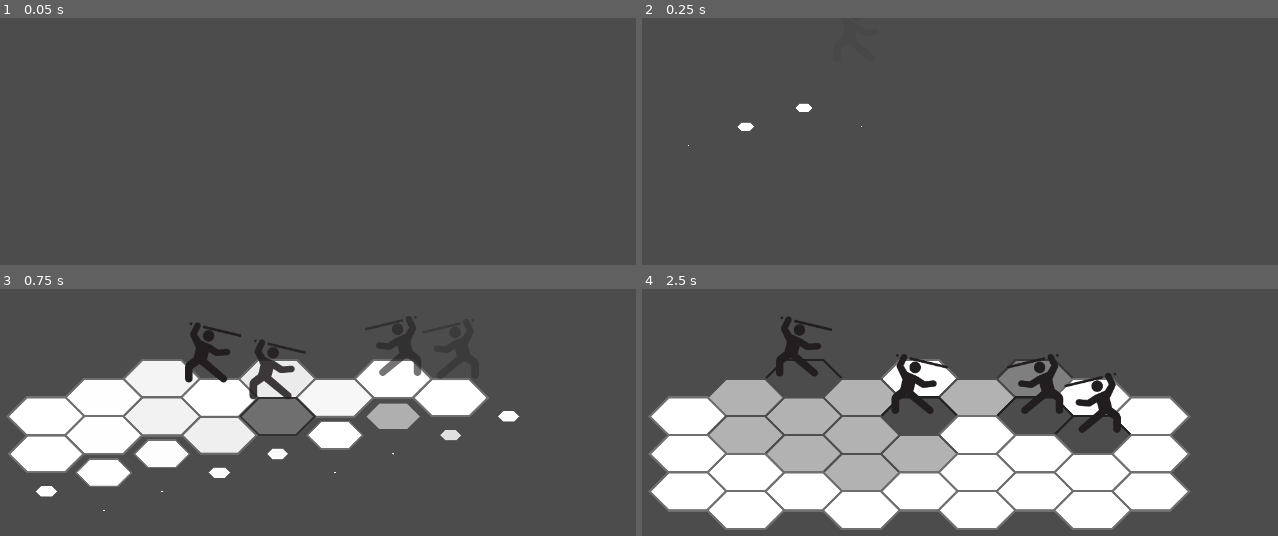
Above: before the commit, frames 1-4 (two rows, left to right).
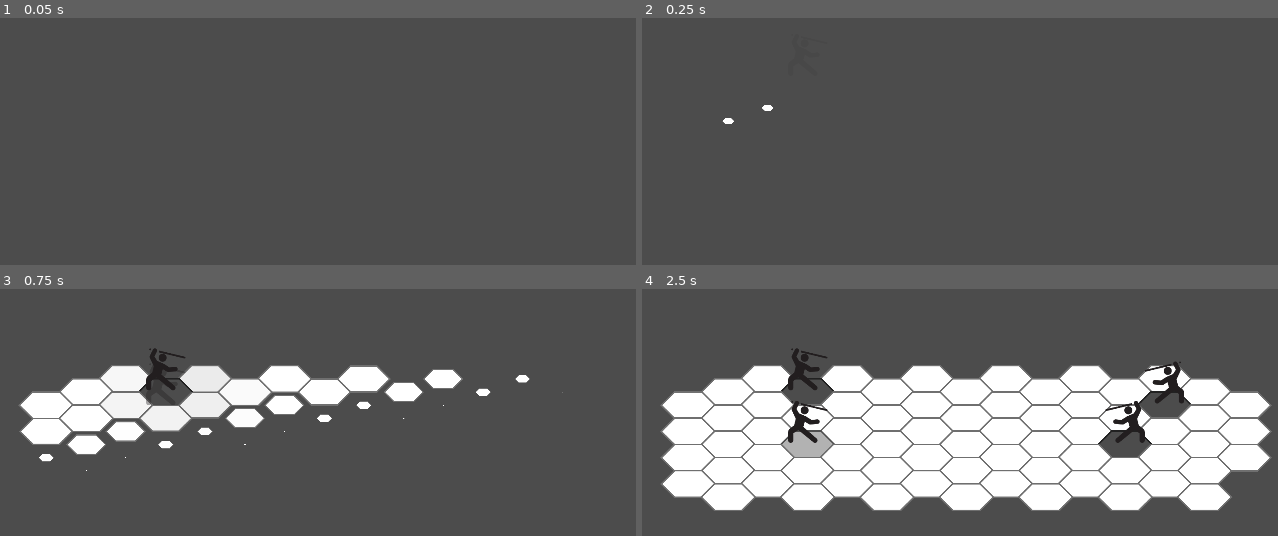
Above: after the commit, the same moments.

Repository: eduregis/hexachronos
Game: Godot game, scene res://View/Scenes/Scene1.tscn
Same seed, same stepped clock (60 frames per second), same inputs: the game is played once before the commit and once after it.
Inputs (mouse positions are in pixels of both pictures, inside the frame that each line leads up to):
- Up to frame 1 (0.05 s): no input
- Up to frame 2 (0.25 s): no input
- Up to frame 3 (0.75 s): tap Enter (ui_accept) at 0.5 s; move the mouse to (159, 377) at 0.52 s; hold Right (ui_right) from 0.53 s (still down); click (159, 377) at 0.67 s
- Up to frame 4 (2.5 s): tap Enter (ui_accept) at 0.77, 1.52 s; move the mouse to (921, 377) at 1.27 s; release Right (ui_right) at 1.28 s; click (921, 377) at 1.42 s; move the mouse to (1036, 377) at 2.02 s; hold Right (ui_right) from 2.03 s (still down); click (1036, 377) at 2.17 s

Frame 1 is identical in both runs. In frame 2, 0.2% of the frame differs, in the area x 7-35%, y 34-52%; in frame 3, 17%; in frame 4, 39%, in the area x 0-100%, y 11-98%.

Commit message:
ajust in scale of tiles and characters

Diff:
--- a/Controller/Components/Character.gd
+++ b/Controller/Components/Character.gd
@@ -32,6 +32,7 @@
 	set_stats()
 	$RichTextLabel.modulate = Color(1,1,1,0)
 	$Sprite.modulate = Color(1,1,1,0)
+	scale = Vector2(0.7, 0.7)
 	if team == "foe":
 		$Sprite.flip_h = true
 	damage_text_position = $RichTextLabel.rect_position
--- a/Controller/Components/HexagonTile.gd
+++ b/Controller/Components/HexagonTile.gd
@@ -7,6 +7,7 @@
 signal path_move_to
 
 func _ready():
+	scale = Vector2(0.7, 0.7)
 	$Sprite.scale = Vector2.ZERO
 	$TileHitBox/HitBox.tile_index = tile_index
 	$TileHitBox/HitBox.tile_position = position
--- a/Controller/Scenes/BasicScene.gd
+++ b/Controller/Scenes/BasicScene.gd
@@ -119,7 +119,7 @@
 		var adjacent_paths = pathfinder(foe_path, characters[turn_order_index].character_info["range"], false)
 		for adjacent_path in adjacent_paths:
 			for character in characters:
-				if (character.index == adjacent_path) && (character.team == "ally") && !find_target:
+				if (character.index == adjacent_path) && (character.team == "ally") && (character.defeated == false) && !find_target:
 					find_target = true
 					move_character_to(foe_path, tile_map[foe_path.y][foe_path.x].position)
 	if !find_target:
@@ -132,7 +132,7 @@
 	var foe_paths = pathfinder(characters[turn_order_index].index, characters[turn_order_index].movement, false)
 	for foe_path in foe_paths:
 		for character in characters:
-			if (character.index == foe_path) && (character.team == "ally") && !find_target:
+			if (character.index == foe_path) && (character.team == "ally") && (character.defeated == false) && !find_target:
 				find_target = true
 				attack_character_to(foe_path, tile_map[foe_path.y][foe_path.x].position)
 	if !find_target:
@@ -160,7 +160,7 @@
 		if paths.find(tile_index, 0) != -1:
 			for character in characters:
 				if character.index == tile_index:
-					if character.team != characters[turn_order_index].team:
+					if (character.team != characters[turn_order_index].team) && (character.defeated == false):
 						character.take_damage(characters[turn_order_index])
 						next_turn_stage()
 
@@ -186,7 +186,7 @@
 		x = 0
 		var tile_vector_position = []
 		for cell in array:
-			var tile_position = Vector2(window.x/6 + x*185 + (y % 2)*92, window.y/2 + y *30)
+			var tile_position = Vector2(window.x/6 + x*127 + (y % 2)*64, window.y/2 + y *21)
 			var tile = Tile.instance()
 			tile.set_position(tile_position)
 			tile.tile_index = Vector2(x, y)
--- a/Controller/Scenes/Scene1.gd
+++ b/Controller/Scenes/Scene1.gd
@@ -13,9 +13,9 @@
 #	GERAR TILEMAP
 	load_tilemap("0001")
 	set_ally("Tanker", 1, 1)
-	set_ally("Mechanic", 2, 2)
-	set_foe("Foe", 3, 2)
-	set_foe("Foe", 3, 3)
+	set_ally("Mechanic", 1, 5)
+	set_foe("Foe", 6, 2)
+	set_foe("Foe", 5, 5)
 	start_combat()
 
 #	SEQUENCIA DE DIALOGOS
--- a/Database/hexachronosTilemaps.json
+++ b/Database/hexachronosTilemaps.json
@@ -4,14 +4,16 @@
         {
             "id": "0001",
             "tiles": [
-                [0, 1, 1, 1],
-                [1, 1, 1, 1],
-                [1, 1, 1, 1, 1],
-                [1, 1, 1, 1],
-                [1, 1, 1, 1, 1],
-                [1, 1, 1, 1],
-                [1, 1, 1, 1, 1],
-                [1, 1, 1, 1]
+                [0, 1, 1, 1, 1, 1, 1],
+                [1, 1, 1, 1, 1, 1, 1],
+                [1, 1, 1, 1, 1, 1, 1, 1],
+                [1, 1, 1, 1, 1, 1, 1],
+                [1, 1, 1, 1, 1, 1, 1, 1],
+                [1, 1, 1, 1, 1, 1, 1],
+                [1, 1, 1, 1, 1, 1, 1, 1],
+                [1, 1, 1, 1, 1, 1, 1],
+                [1, 1, 1, 1, 1, 1, 1],
+                [1, 1, 1, 1, 1, 1, 1]
             ]
         }
     ]
--- a/View/Components/Character.tscn
+++ b/View/Components/Character.tscn
@@ -15,9 +15,9 @@
 anchor_top = 0.00130627
 anchor_bottom = 0.00130627
 margin_left = -47.0
-margin_top = -127.0
+margin_top = -167.0
 margin_right = 46.0
-margin_bottom = -103.0
+margin_bottom = -143.0
 custom_fonts/normal_font = SubResource( 1 )
 custom_colors/default_color = Color( 0, 0, 0, 1 )
 bbcode_enabled = true
